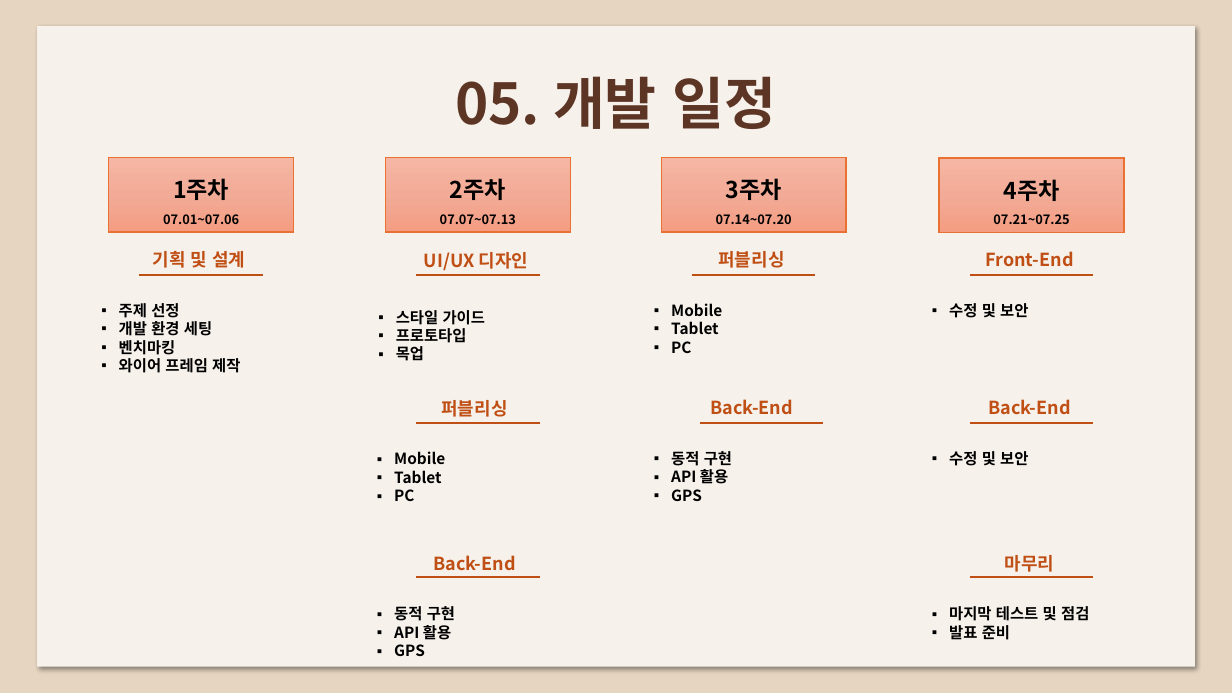
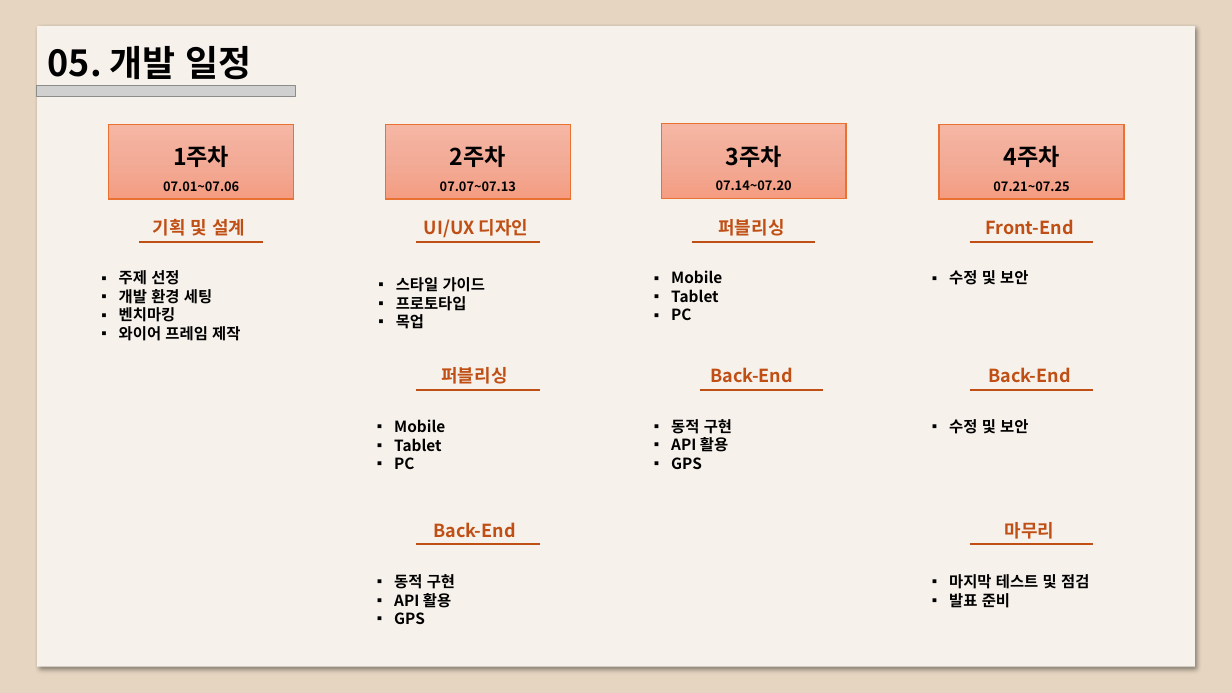
Before and after one commit to jflower52/portfolio, a slide deck: slide 12 of report/todayhanbbang.pptx (slide 11 before the commit). Drawn at 1232x693 pixels with LibreOffice and Linux fonts; fonts in the diff are those of the drawing; grey boxes stand for pictures. Boxes give left, top, right and bottom in pixels: in the first picture for what was removed or moved away, otherwise in the second. Text is boxed around its words. In the diff, an @@ line names an element or a change of style, - is before the commit and + after.

```diff
--- a/report/todayhanbbang.pptx
+++ b/report/todayhanbbang.pptx
@@ text "05. 개발 일정": place and size @@
-text "05. 개발 일정" at box(455, 76, 777, 129)
+text "05. 개발 일정" at box(48, 46, 252, 86)
@@ text "05. 개발 일정" at box(48, 46, 252, 86): size 44 to 28 pt, text colour #5D3525 to #000000; alignment centre to left @@
@@ picture added at box(37, 85, 296, 96) @@
@@ 8 texts, 7 lines, 2 rectangles: place and size @@
-8 texts, 7 lines, 2 rectangles at box(109, 157, 1093, 656)
+8 texts, 7 lines, 2 rectangles at box(109, 125, 1093, 624)
@@ 2 rectangles, 2 lines, 1 text: place and size @@
-2 rectangles, 2 lines, 1 text at box(394, 157, 1124, 577)
+2 rectangles, 2 lines, 1 text at box(394, 124, 1124, 544)
```
Also in this commit, not shown: 21 other slides changed, 9 slides added, 10 slides removed, 1 other file.
